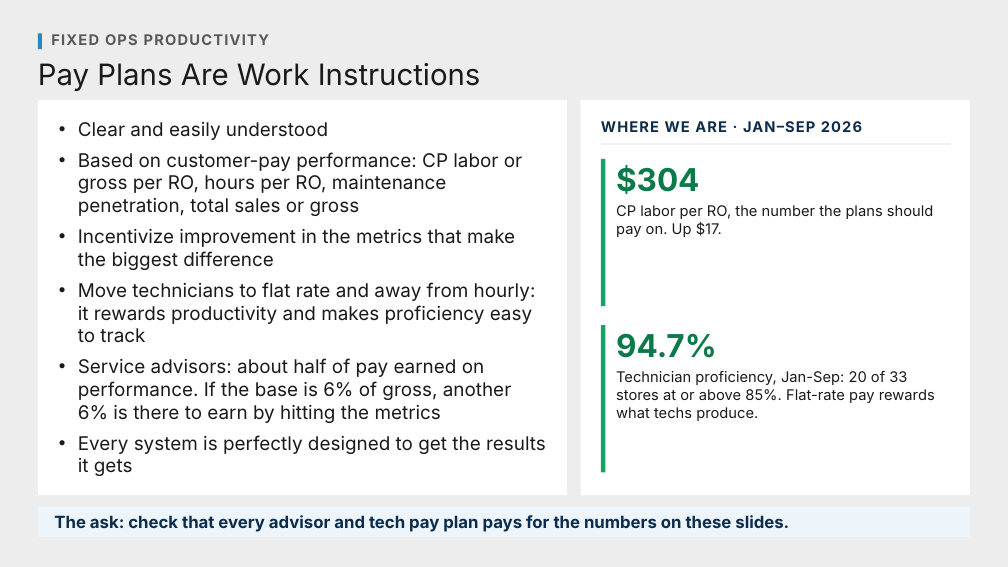
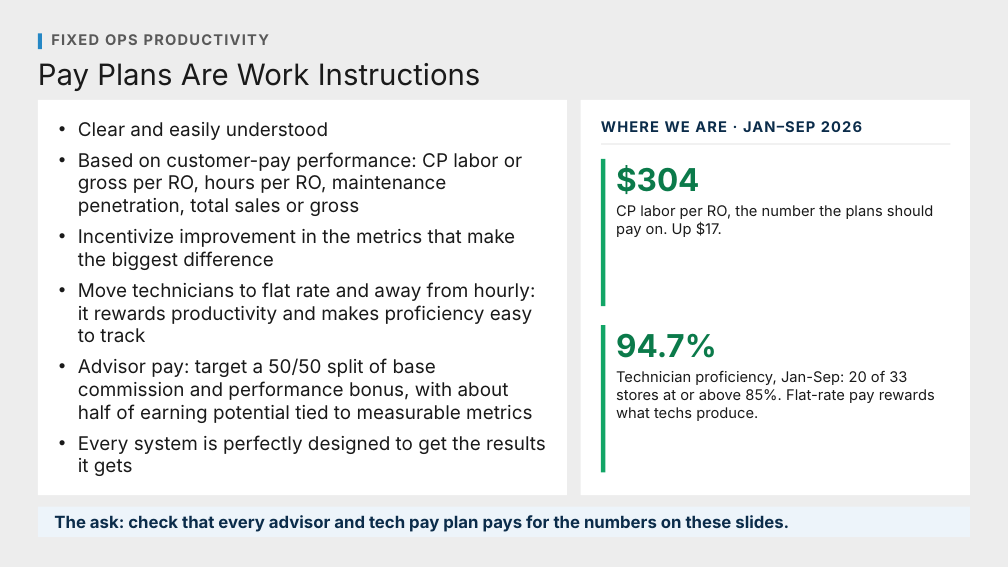
Before and after one commit to Ndresner/Noah, a slide deck: slide 128 of day2-deck/decks/Fixed Ops - Day 2 Example Test Deck.pptx. Drawn at 1008x567 pixels with LibreOffice and Linux fonts; fonts in the diff are those of the drawing. Boxes give left, top, right and bottom in pixels: in the first picture for what was removed or moved away, otherwise in the second. Text is boxed around its words. In the diff, an @@ line names an element or a change of style, - is before the commit and + after.

```diff
--- a/day2-deck/decks/Fixed Ops - Day 2 Example Test Deck.pptx
+++ b/day2-deck/decks/Fixed Ops - Day 2 Example Test Deck.pptx
@@ text at (78, 358, 532, 423): text changed @@
-• Service advisors: about half of pay earned on performance. If the base is 6% of gross, another 6% is there to earn by hitting the metrics
+• Advisor pay: target a 50/50 split of base commission and performance bonus, with about half of earning potential tied to measurable metrics
```
Also in this commit, not shown: 8 other files.
